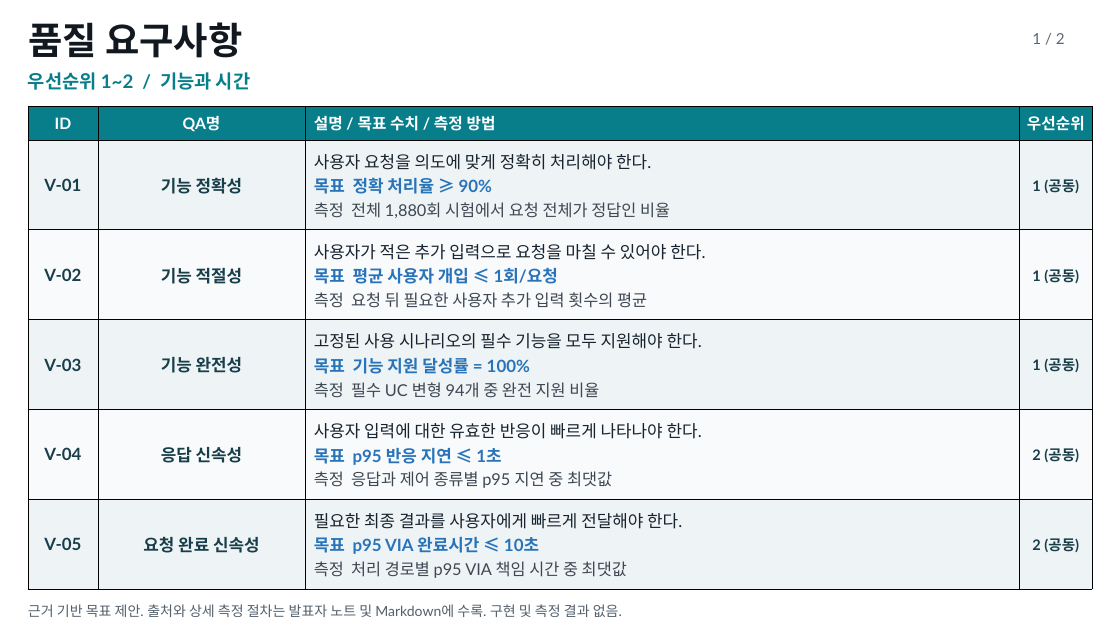
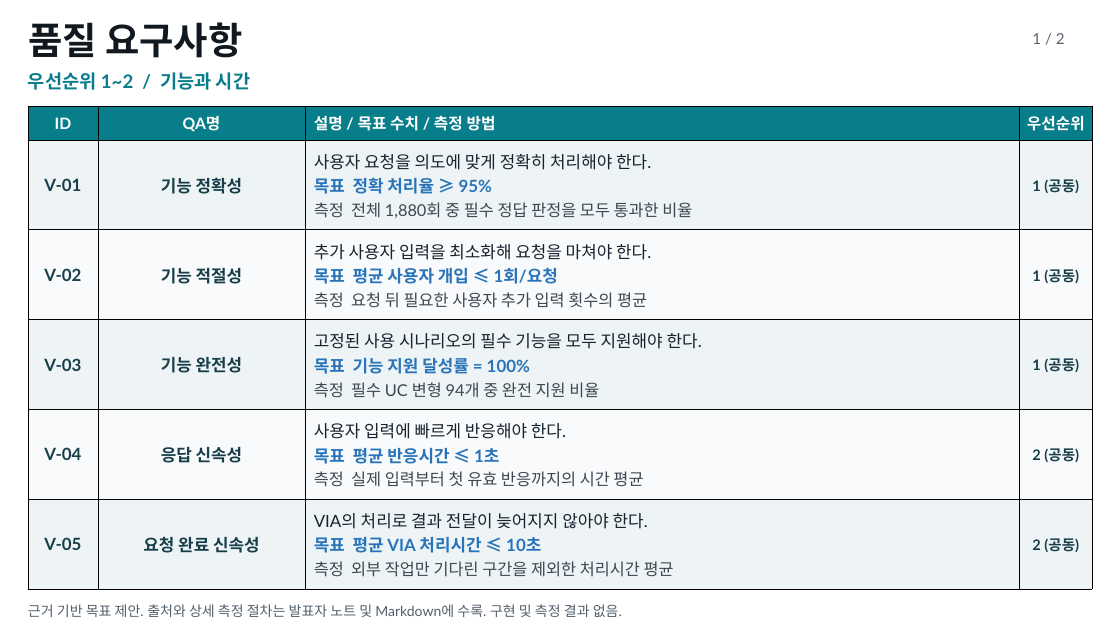
Before and after one commit to cbyche/via-sw-architecture, a slide deck: slide 1 of docs/presentations_files/quality-attributes/VIA-quality-attributes.pptx. Drawn at 1120x630 pixels with LibreOffice and Linux fonts; fonts in the diff are those of the drawing. Boxes give left, top, right and bottom in pixels: in the first picture for what was removed or moved away, otherwise in the second. Text is boxed around its words. In the diff, an @@ line names an element or a change of style, - is before the commit and + after.

```diff
--- a/docs/presentations_files/quality-attributes/VIA-quality-attributes.pptx
+++ b/docs/presentations_files/quality-attributes/VIA-quality-attributes.pptx
@@ table at (28,106,1092,589) @@
-row 2, column 3: 사용자 요청을 의도에 맞게 정확히 처리해야 한다. / 목표 정확 처리율 ≥ 90% / 측정 전체 1,880회 시험에서 요청 전체가 정답인 비율
+row 2, column 3: 사용자 요청을 의도에 맞게 정확히 처리해야 한다. / 목표 정확 처리율 ≥ 95% / 측정 전체 1,880회 중 필수 정답 판정을 모두 통과한 비율
-row 3, column 3: 사용자가 적은 추가 입력으로 요청을 마칠 수 있어야 한다. / 목표 평균 사용자 개입 ≤ 1회/요청 / 측정 요청 뒤 필요한 사용자 추가 입력 횟수의 평균
+row 3, column 3: 추가 사용자 입력을 최소화해 요청을 마쳐야 한다. / 목표 평균 사용자 개입 ≤ 1회/요청 / 측정 요청 뒤 필요한 사용자 추가 입력 횟수의 평균
-row 5, column 3: 사용자 입력에 대한 유효한 반응이 빠르게 나타나야 한다. / 목표 p95 반응 지연 ≤ 1초 / 측정 응답과 제어 종류별 p95 지연 중 최댓값
+row 5, column 3: 사용자 입력에 빠르게 반응해야 한다. / 목표 평균 반응시간 ≤ 1초 / 측정 실제 입력부터 첫 유효 반응까지의 시간 평균
-row 6, column 3: 필요한 최종 결과를 사용자에게 빠르게 전달해야 한다. / 목표 p95 VIA 완료시간 ≤ 10초 / 측정 처리 경로별 p95 VIA 책임 시간 중 최댓값
+row 6, column 3: VIA의 처리로 결과 전달이 늦어지지 않아야 한다. / 목표 평균 VIA 처리시간 ≤ 10초 / 측정 외부 작업만 기다린 구간을 제외한 처리시간 평균
```
Also in this commit, not shown: 1 other slide changed, 11 other files.
